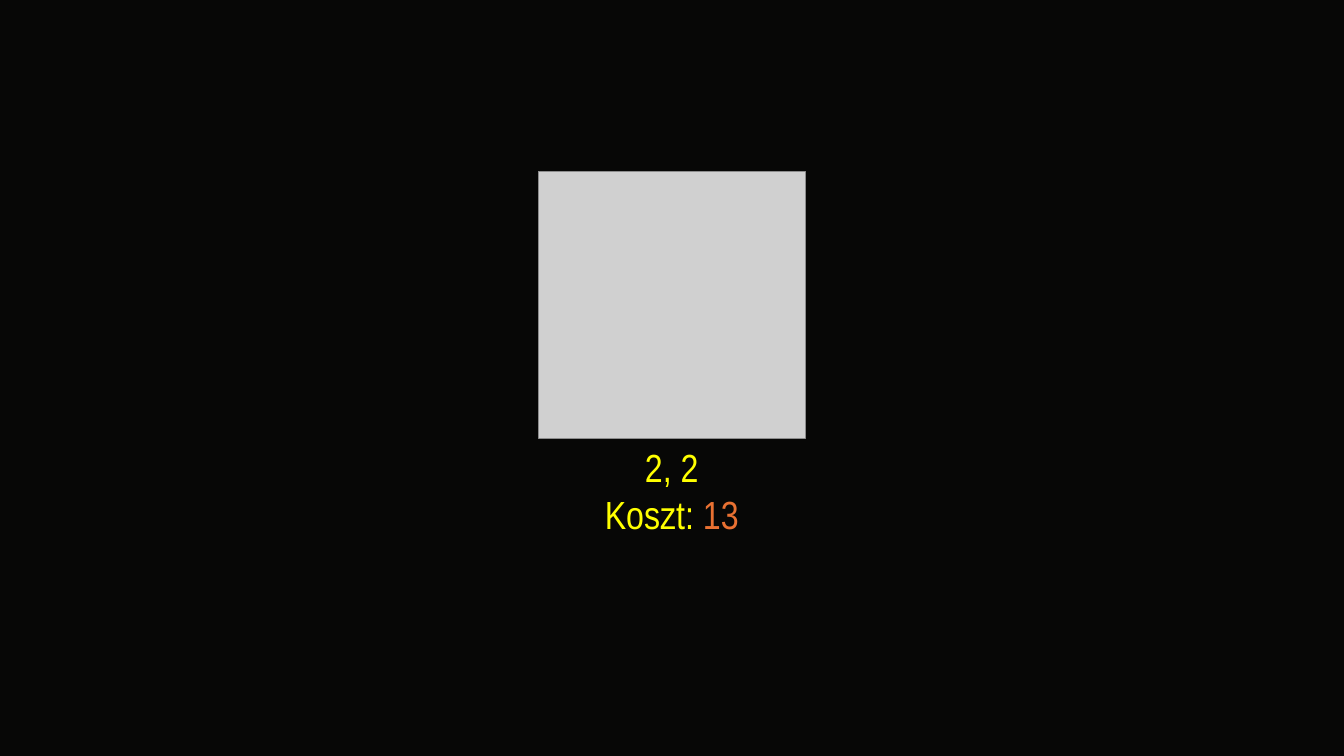
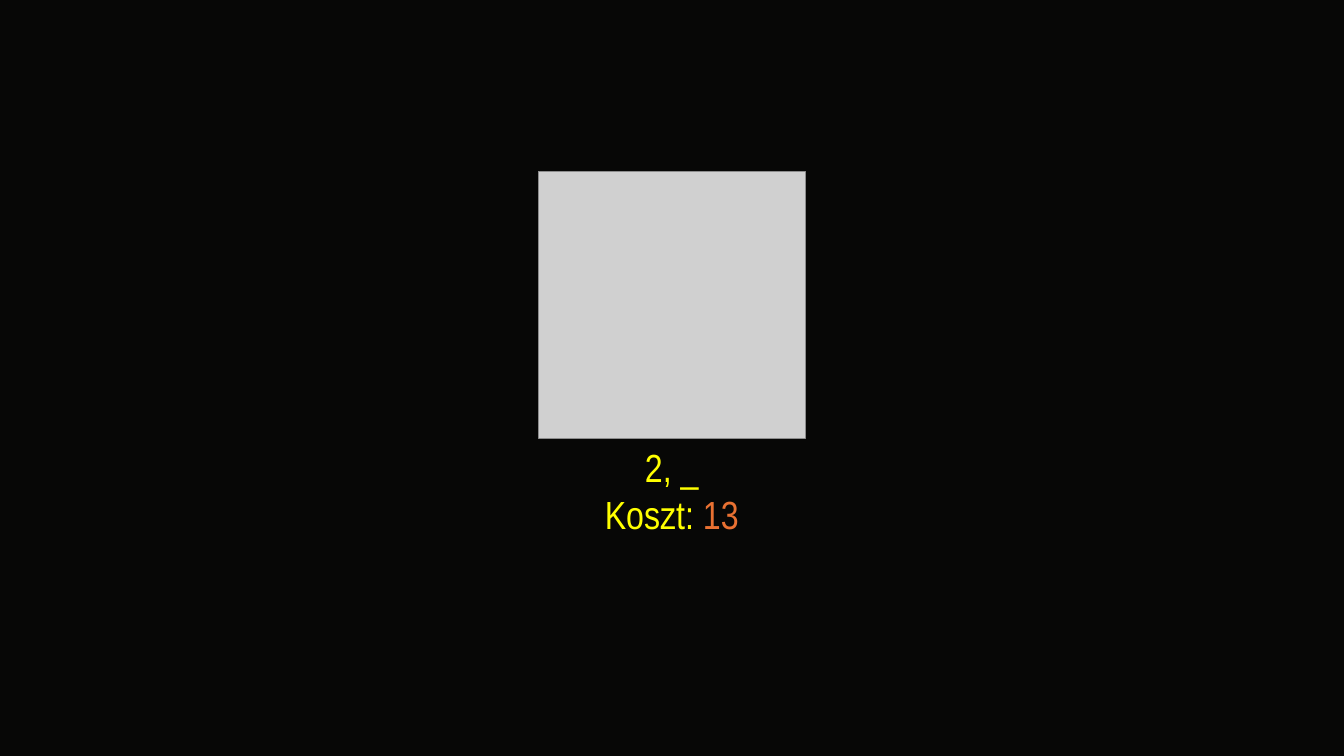
Before and after one commit to Grzeslaw115/ODI, a slide deck: slide 14 of 2023-24/Etap I/Prezentacje/zadanie5.pptx (slide 13 before the commit). Drawn at 1344x756 pixels with LibreOffice and Linux fonts; fonts in the diff are those of the drawing; grey boxes stand for pictures. Boxes give left, top, right and bottom in pixels: in the first picture for what was removed or moved away, otherwise in the second. Text is boxed around its words. In the diff, an @@ line names an element or a change of style, - is before the commit and + after.

```diff
--- a/2023-24/Etap I/Prezentacje/zadanie5.pptx
+++ b/2023-24/Etap I/Prezentacje/zadanie5.pptx
@@ text at [645, 454, 672, 487]: text changed @@
-2, 2
+2, _
```
Also in this commit, not shown: 5 other slides changed, 4 slides added, 3 slides removed, 6 other files.
